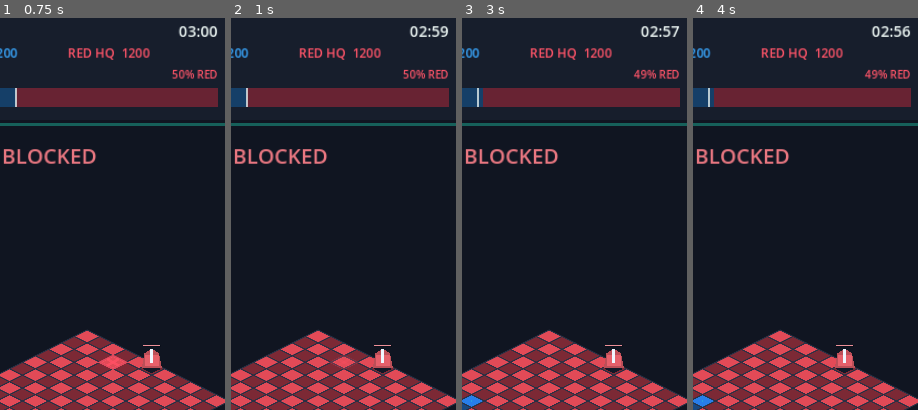
Above: before the commit, frames 1-4 (left to right).
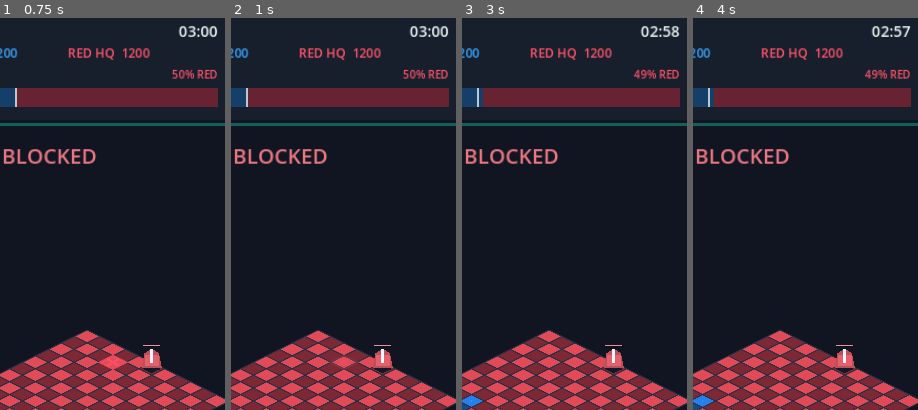
Above: after the commit, the same moments.

Repository: jinhoofkepco/Godottest1
Game: Godot game, scene res://scenes/main.tscn
The game is run twice, just before and just after one commit, with the same random seed, the same clock (stepped at 60 frames per second) and the same inputs.
Inputs (mouse positions are % of the whole screen's width and height, from its top left):
- Up to frame 1 (0.75 s): move the mouse to (72, 45) at 0.52 s; click (72, 45) at 0.67 s
- Up to frame 2 (1 s): no input
- Up to frame 3 (3 s): tap Enter at 1.25 s; move the mouse to (30, 56) at 1.27 s; click (30, 56) at 1.42 s; move the mouse to (60, 28) at 2.02 s; click (60, 28) at 2.17 s; move the mouse to (45, 71) at 2.77 s; click (45, 71) at 2.92 s
- Up to frame 4 (4 s): tap Space at 3.5 s; move the mouse to (80, 66) at 3.52 s; click (80, 66) at 3.67 s
The pictures show only the part of the screen within x 46-96%, y 1-51%; the shares and areas given below are measured in that part.

Frame 1 is identical in both runs. In frame 2, 0.1% of the frame differs, in the area x 83-97%, y 2-5%; in frame 3, less than 0.1%; in frame 4, less than 0.1%.

Commit message:
fix: keep fixed-step systems synchronized

Diff:
--- a/scripts/battle_building.gd
+++ b/scripts/battle_building.gd
@@ -1,5 +1,7 @@
 class_name BattleBuildingView
 extends Node2D
+
+signal collapse_finished(building_id: int)
 
 const GameConfig = preload("res://scripts/game_config.gd")
 const TEAM_ENEMY := 1
@@ -48,7 +50,9 @@
 		_collapse_left = maxf(0.0, _collapse_left - delta)
 		scale = Vector2(1.0, maxf(0.05, _collapse_left / 0.6))
 		if _collapse_left <= 0.0:
-			visible = false
+			collapse_finished.emit(building_id)
+			set_process(false)
+			queue_free()
 	queue_redraw()
 
 
--- a/scripts/battle_simulation.gd
+++ b/scripts/battle_simulation.gd
@@ -98,8 +98,6 @@
 func tick(delta: float) -> void:
 	if result != "" or delta <= 0.0:
 		return
-	_apply_income(delta)
-	time_remaining = maxf(0.0, time_remaining - delta)
 	_tick_accumulator += delta
 	var fixed_delta := 1.0 / float(GameConfig.SIM_TICK_RATE)
 	var catch_up_ticks := 0
@@ -207,6 +205,8 @@
 
 
 func _step(delta: float) -> void:
+	_apply_income(delta)
+	time_remaining = maxf(0.0, time_remaining - delta)
 	_update_enemy_ai(delta)
 	_update_spawners(delta)
 	_rebuild_buckets()
@@ -360,6 +360,7 @@
 
 func _remove_dead_units() -> void:
 	var index := unit_ids.size() - 1
+	var removed_any := false
 	while index >= 0:
 		if unit_hp[index] <= 0.0:
 			var dead_position := unit_positions[index]
@@ -368,7 +369,10 @@
 			_events.append({"type": "unit_death", "team": dead_team, "position": dead_position})
 			_award_kill(killer_team)
 			_remove_unit_at(index)
+			removed_any = true
 		index -= 1
+	if removed_any:
+		_rebuild_unit_index()
 
 
 func _remove_unit_at(index: int) -> void:
@@ -390,7 +394,6 @@
 	unit_target_ids.resize(last)
 	unit_cooldowns.resize(last)
 	unit_last_attacker_teams.resize(last)
-	_rebuild_unit_index()
 
 
 func _rebuild_unit_index() -> void:
--- a/scripts/main.gd
+++ b/scripts/main.gd
@@ -113,11 +113,14 @@
 		return
 	for record in simulation.buildings:
 		var building_id := int(record.id)
+		if bool(record.destroyed):
+			continue
 		if not building_views.has(building_id):
 			var view := BuildingViewScene.instantiate()
 			view.name = "Building_%d" % building_id
 			buildings_layer.add_child(view)
 			view.setup(grid, record)
+			view.collapse_finished.connect(_on_building_view_collapsed)
 			building_views[building_id] = view
 		var current_view = building_views[building_id]
 		if is_instance_valid(current_view):
@@ -132,6 +135,10 @@
 func _start_building_destroy(building_id: int) -> void:
 	if building_views.has(building_id) and is_instance_valid(building_views[building_id]):
 		building_views[building_id].start_destroy()
+
+
+func _on_building_view_collapsed(building_id: int) -> void:
+	building_views.erase(building_id)
 
 
 func _update_hud() -> void:
--- a/scripts/unit_renderer.gd
+++ b/scripts/unit_renderer.gd
@@ -14,8 +14,9 @@
 func _ready() -> void:
 	z_as_relative = false
 	z_index = 40
-	_red_units = _make_team_multimesh("RedUnits")
-	_blue_units = _make_team_multimesh("BlueUnits")
+	var soldier_mesh := _make_soldier_mesh()
+	_red_units = _make_team_multimesh("RedUnits", soldier_mesh)
+	_blue_units = _make_team_multimesh("BlueUnits", soldier_mesh)
 
 
 func setup(board: GridBoard, simulation) -> void:
@@ -36,7 +37,7 @@
 	queue_redraw()
 
 
-func _make_team_multimesh(node_name: String) -> MultiMeshInstance2D:
+func _make_team_multimesh(node_name: String, soldier_mesh: ArrayMesh) -> MultiMeshInstance2D:
 	var instance := MultiMeshInstance2D.new()
 	instance.name = node_name
 	instance.z_as_relative = false
@@ -44,7 +45,7 @@
 	var multimesh := MultiMesh.new()
 	multimesh.transform_format = MultiMesh.TRANSFORM_2D
 	multimesh.use_colors = true
-	multimesh.mesh = _make_soldier_mesh()
+	multimesh.mesh = soldier_mesh
 	multimesh.instance_count = 0
 	instance.multimesh = multimesh
 	add_child(instance)
--- a/tests/test_game_flow.gd
+++ b/tests/test_game_flow.gd
@@ -84,6 +84,9 @@
 	_expect(victory.game_result == "VICTORY", "enemy HQ destruction routes victory")
 	_expect(victory.fx.hq_hit_feedback_count == 1, "HQ damage routes strongest flash event")
 	_expect(victory.hud.result_overlay.visible, "terminal state reveals restart overlay")
+	var enemy_hq_view = victory.building_views[victory.simulation.enemy_hq_id]
+	enemy_hq_view._process(0.7)
+	_expect(not victory.building_views.has(victory.simulation.enemy_hq_id), "collapsed building view is removed from the ID registry")
 	victory.queue_free()
 	await tree.process_frame
 
--- a/tests/test_rules.gd
+++ b/tests/test_rules.gd
@@ -88,6 +88,7 @@
 	catch_up_simulation.tick(1.0)
 	var expected_catch_up_y: float = 18.5 - catch_up_simulation.config.UNIT_SPEED * 8.0 / 30.0
 	_expect(is_equal_approx(catch_up_simulation.unit_positions[0].y, expected_catch_up_y), "long frame performs at most eight fixed catch-up ticks")
+	_expect(is_equal_approx(catch_up_simulation.time_remaining, 180.0 - 8.0 / 30.0), "clock discards the same excess time as combat")
 
 
 func _test_initial_territory() -> void:
@@ -115,7 +116,8 @@
 	_expect(not simulation.try_build_spawner(simulation.TEAM_ENEMY, Vector2i(5, 18)), "red cannot build on blue territory")
 	_expect(simulation.ally_gold == gold_after_build, "invalid build attempts never spend blue gold")
 	var before_income: int = simulation.ally_gold
-	simulation.tick(1.0)
+	for tick_index in 30:
+		simulation.tick(1.0 / 30.0)
 	_expect(simulation.ally_gold == before_income + 3, "one second grants exact passive income")
 
 
@@ -170,7 +172,7 @@
 	for column in 11:
 		timeout_sim.spawn_unit(timeout_sim.TEAM_ENEMY, Vector2(float(column) + 0.5, 17.5))
 	timeout_sim.time_remaining = 0.01
-	timeout_sim.tick(0.02)
+	timeout_sim.tick(1.0 / 30.0)
 	_expect(timeout_sim.result == "DEFEAT", "timeout awards the match to the territory leader")
 
 
